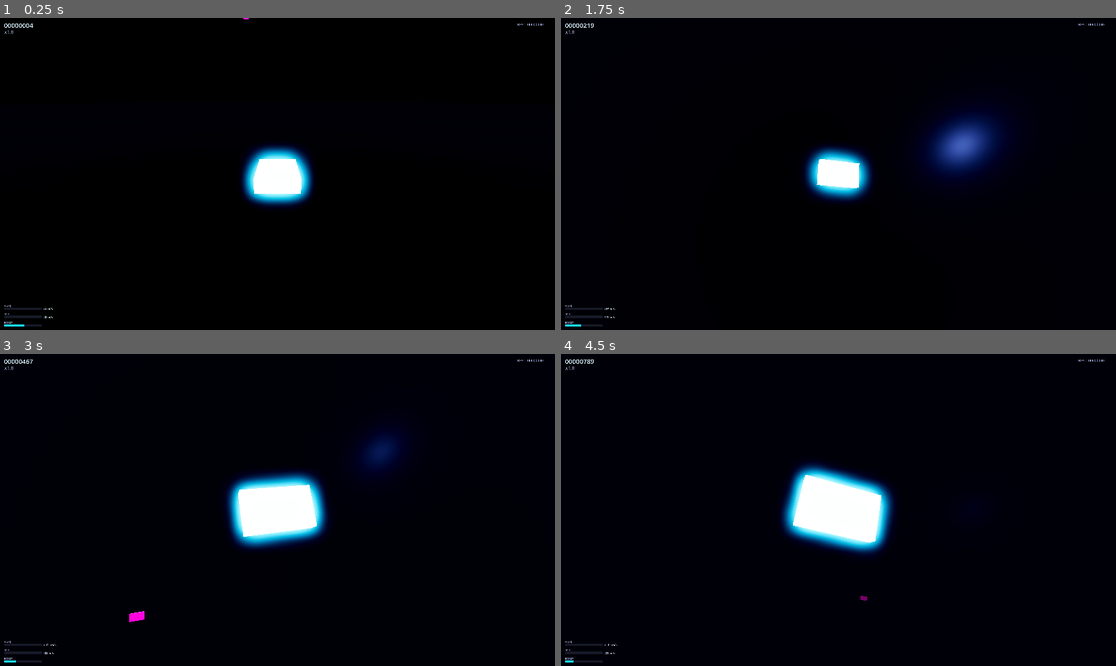
Above: before the commit, frames 1-4 (two rows, left to right).
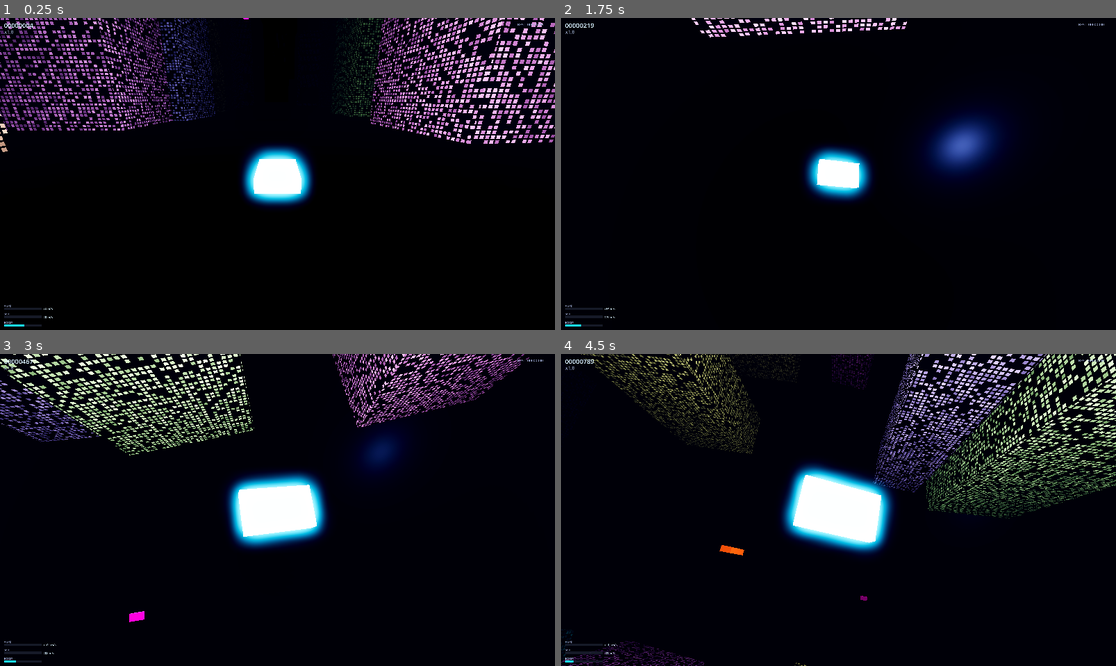
Above: after the commit, the same moments.

Repository: midas44/divepunk
Game: Godot game, scene res://scenes/main/Main.tscn
Same seed, same stepped clock (60 frames per second), same inputs: the game is played once before the commit and once after it.
Inputs (mouse positions are in pixels of both pictures, inside the frame that each line leads up to):
- Up to frame 1 (0.25 s): no input
- Up to frame 2 (1.75 s): move the mouse to (866, 174) at 0.52 s; hold Shift (boost) 0.53-1.28 s; hold W (steer_up) from 0.53 s (still down); tap Space at 0.77, 1.52 s; move the mouse to (810, 174) at 1.27 s; tap Q (cycle_camera) at 1.35 s
- Up to frame 3 (3 s): keep holding W (steer_up); move the mouse to (288, 503) at 2.02 s; hold Shift (boost) 2.03-2.78 s; move the mouse to (271, 516) at 2.77 s; tap Q (cycle_camera) at 2.85 s
- Up to frame 4 (4.5 s): keep holding W (steer_up); tap Space at 3.02, 3.77 s; move the mouse to (877, 513) at 3.52 s; hold Shift (boost) 3.53-4.28 s; move the mouse to (794, 506) at 4.27 s; tap Q (cycle_camera) at 4.35 s

The runs differ from the first frame. In frame 1, 8.7% of the frame differs, in the area x 0-100%, y 0-43%; in frame 2, 0.6%; in frame 3, 5.4%; in frame 4, 8.4%.
Error before the commit: Parse Error: Too few arguments for "_get_obstacle_mat()" call. Expected at least 1 but received 0. (res://scripts/city_chunk.gd:210)

Commit message:
fix(m4): pass hazard_pulse to the obstacle material factory
The B commit changed _get_obstacle_mat() to take a pulse flag but the call site in
_ensure_obstacles still called it with no args, so city_chunk.gd (and everything
depending on CityChunk) failed to parse. Booted clean after the fix.

Co-Authored-By: Claude Opus 4.8 (1M context) <noreply@anthropic.com>

Diff:
--- a/scripts/city_chunk.gd
+++ b/scripts/city_chunk.gd
@@ -207,7 +207,7 @@
 		var mesh := MeshInstance3D.new()
 		mesh.name = "Mesh"
 		mesh.mesh = _get_obstacle_mesh()                     # shared unit cube, scaled per obstacle
-		mesh.material_override = _get_obstacle_mat()
+		mesh.material_override = _get_obstacle_mat(hazard_pulse)
 		ob.add_child(mesh)
 
 		ob.visible = false
